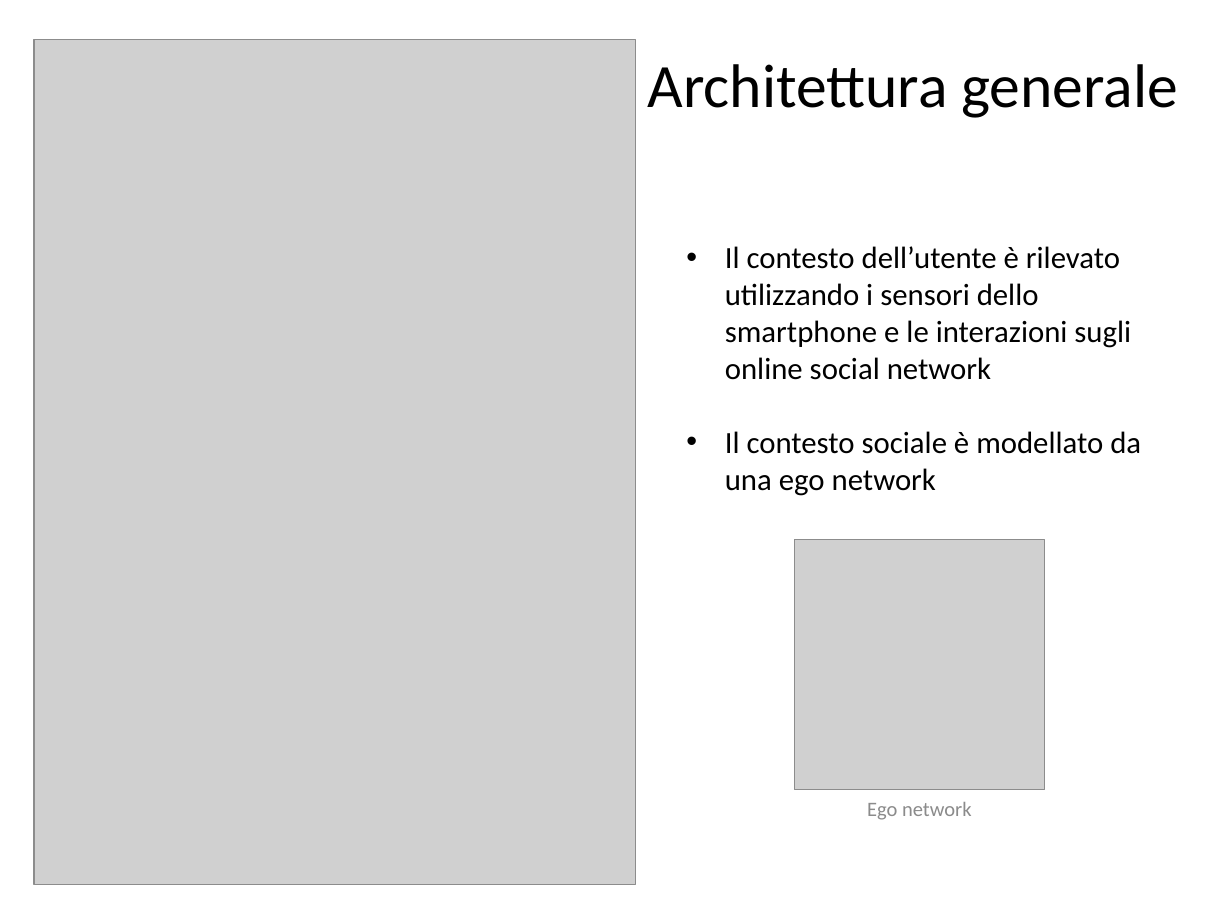
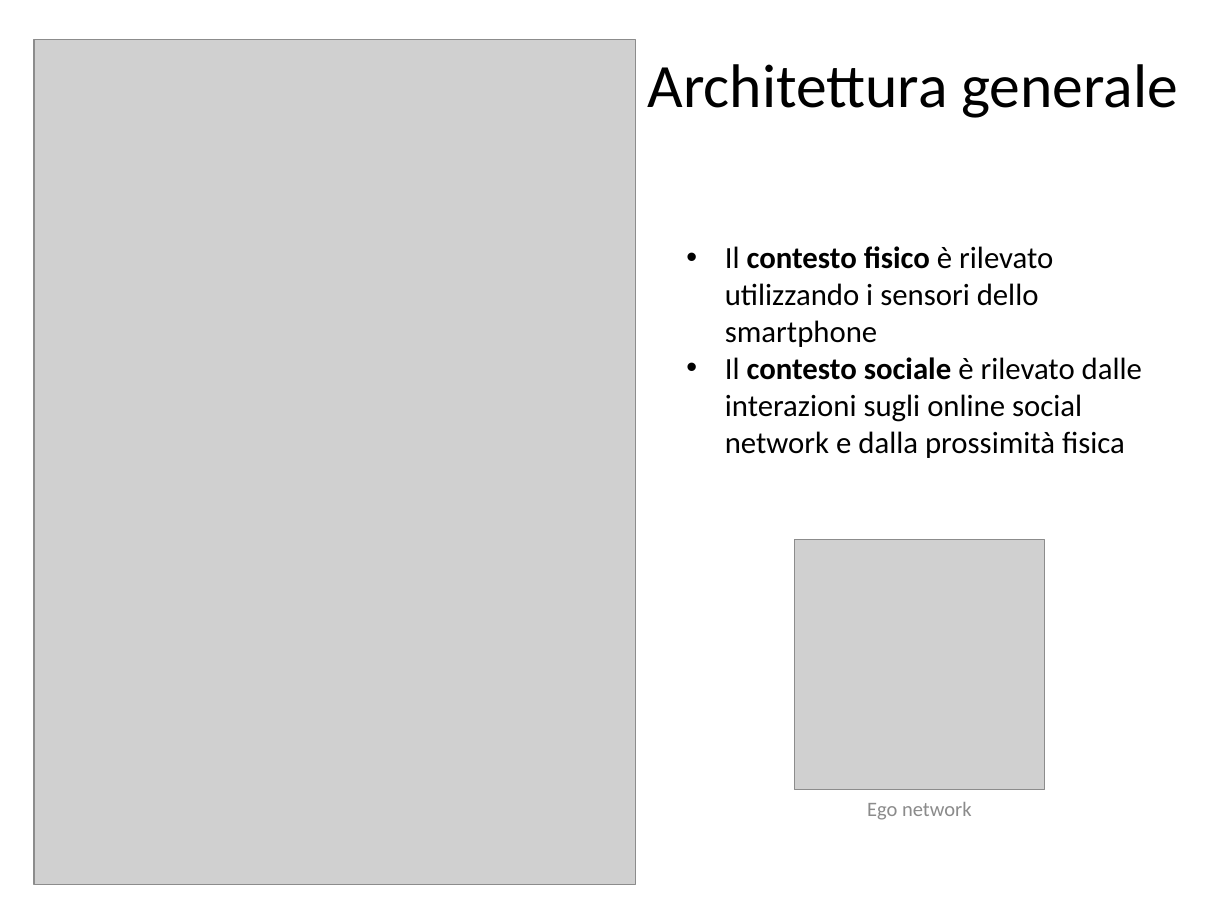
Before and after one commit to CriptHunter/tesi, a slide deck: slide 8 of presentazione/presentazione.pptx (slide 7 before the commit). Drawn at 1232x924 pixels with LibreOffice and Linux fonts; fonts in the diff are those of the drawing; grey boxes stand for pictures. Boxes give left, top, right and bottom in pixels: in the first picture for what was removed or moved away, otherwise in the second. Text is boxed around its words. In the diff, an @@ line names an element or a change of style, - is before the commit and + after.

```diff
--- a/presentazione/presentazione.pptx
+++ b/presentazione/presentazione.pptx
@@ text at (725,246,1142,458): text changed @@
-• Il contesto dell’utente è rilevato utilizzando i sensori dello smartphone e le interazioni sugli online social network
-• Il contesto sociale è modellato da una ego network
+• Il contesto fisico è rilevato utilizzando i sensori dello smartphone
+• Il contesto sociale è rilevato dalle interazioni sugli online social network e dalla prossimità fisica
```
Also in this commit, not shown: 6 other slides changed, 2 slides added.
